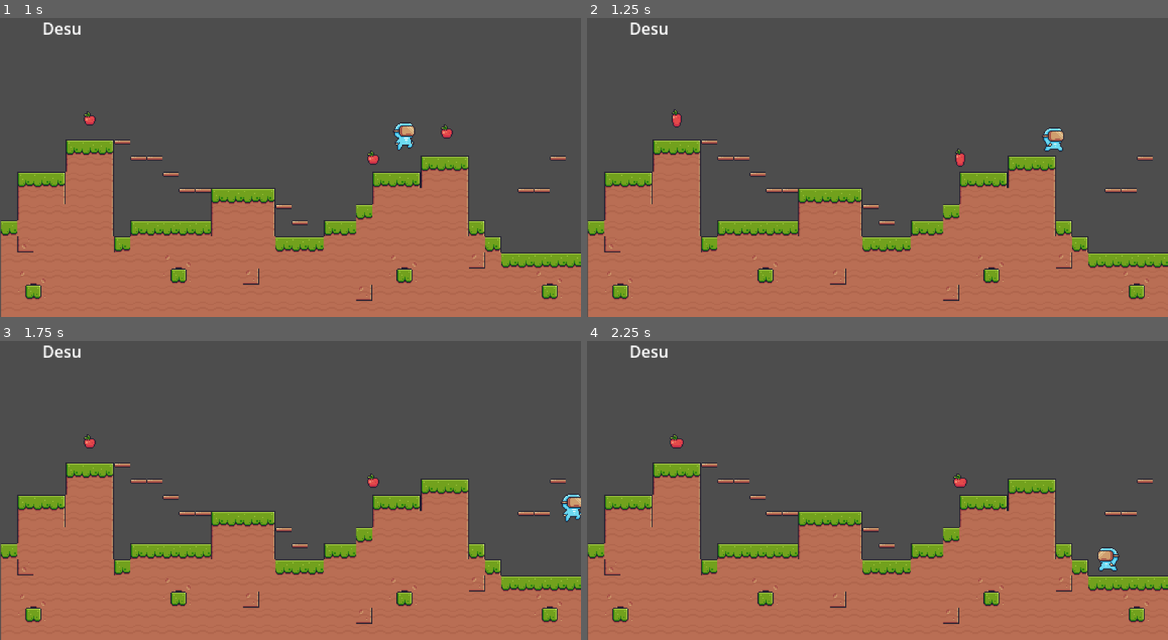
Above: before the commit, frames 1-4 (two rows, left to right).
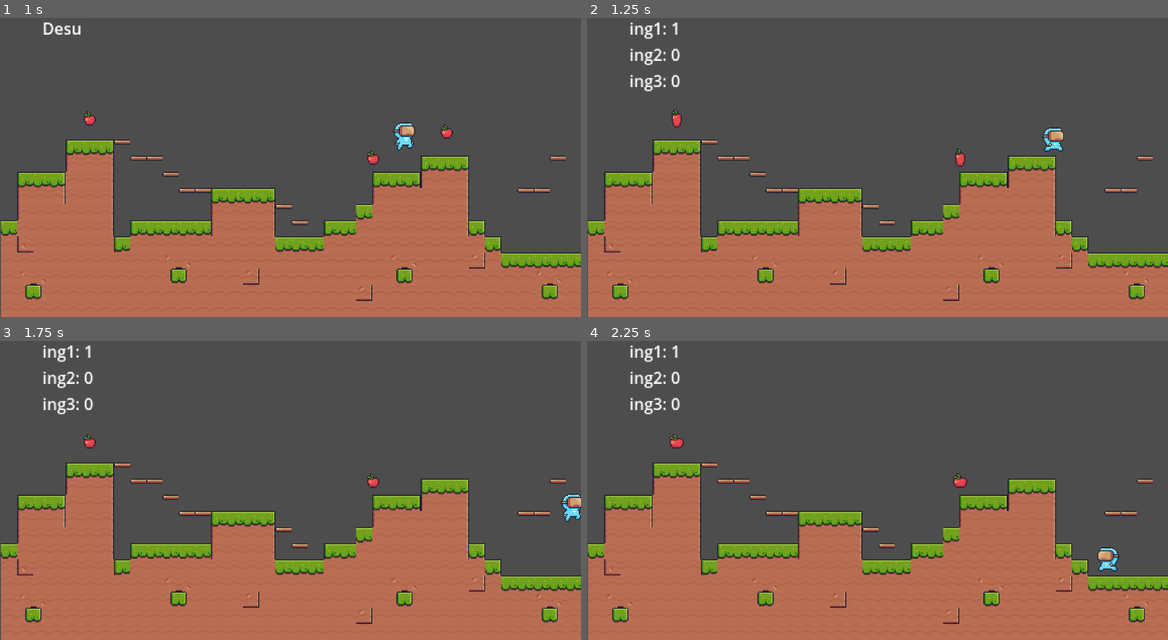
Above: after the commit, the same moments.

Repository: lakeside-tsa/pacific-potluck
Game: Godot game, scene res://scenes/level_1.tscn
Same seed, same stepped clock (60 frames per second), same inputs: the game is played once before the commit and once after it.
Inputs:
- Up to frame 1 (1 s): tap Enter (ui_accept) at 0.5, 0.77 s; hold Right (ui_right) from 0.53 s (still down)
- Up to frame 2 (1.25 s): keep holding Right (ui_right)
- Up to frame 3 (1.75 s): keep holding Right (ui_right); tap Enter (ui_accept) at 1.52 s
- Up to frame 4 (2.25 s): release Right (ui_right) at 2.03 s; hold Left (ui_left) from 2.03 s (still down)

Frame 1 is identical in both runs. In frame 2, 0.6% of the frame differs, in the area x 7-17%, y 1-25%; in frame 3, 0.6%; in frame 4, 0.6%.

Commit message:
feat: display ingredient counters

Diff:
--- a/pacific-duck/scripts/ingredient_manager.gd
+++ b/pacific-duck/scripts/ingredient_manager.gd
@@ -6,15 +6,20 @@
 
 @onready var ing_counter = $IngCounter
 
+func set_ing_label():
+	ing_counter.text = "ing1: " + str(ing1) + "\ning2: " + str(ing2) + "\ning3: " + str(ing3)
+
 func add_ing1():
 	ing1 += 1
 	print(ing1)
-
+	set_ing_label()
 
 func add_ing2():
 	ing2 += 1
 	print(ing2)
+	set_ing_label()
 
 func add_ing3():
 	ing3 += 1
 	print(ing3)
+	set_ing_label()
